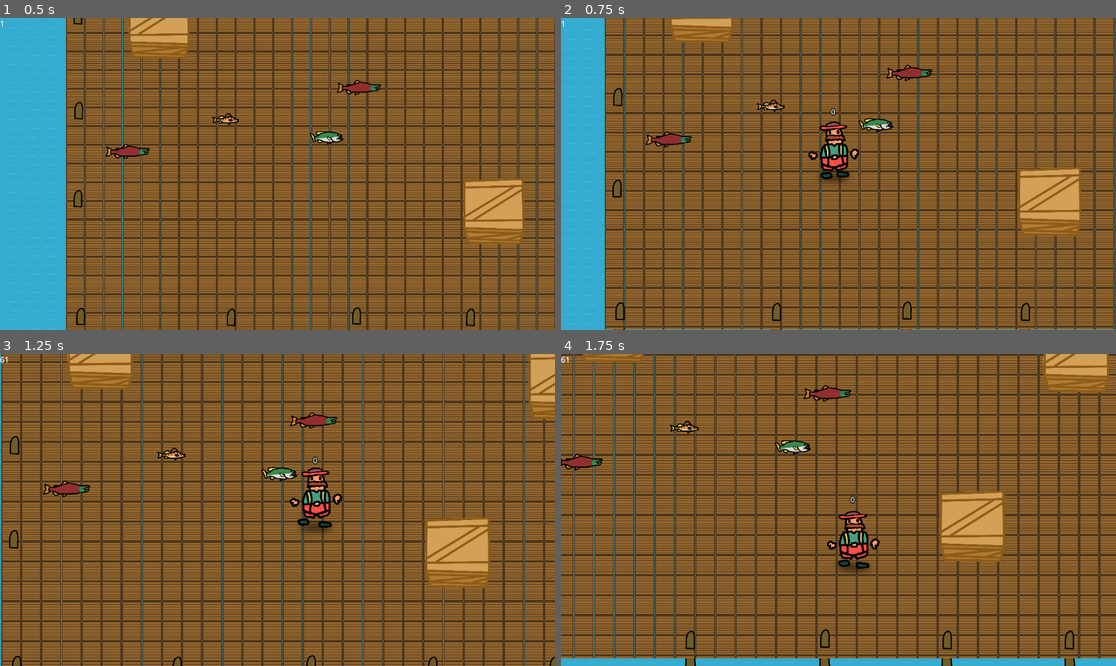
Above: before the commit, frames 1-4 (two rows, left to right).
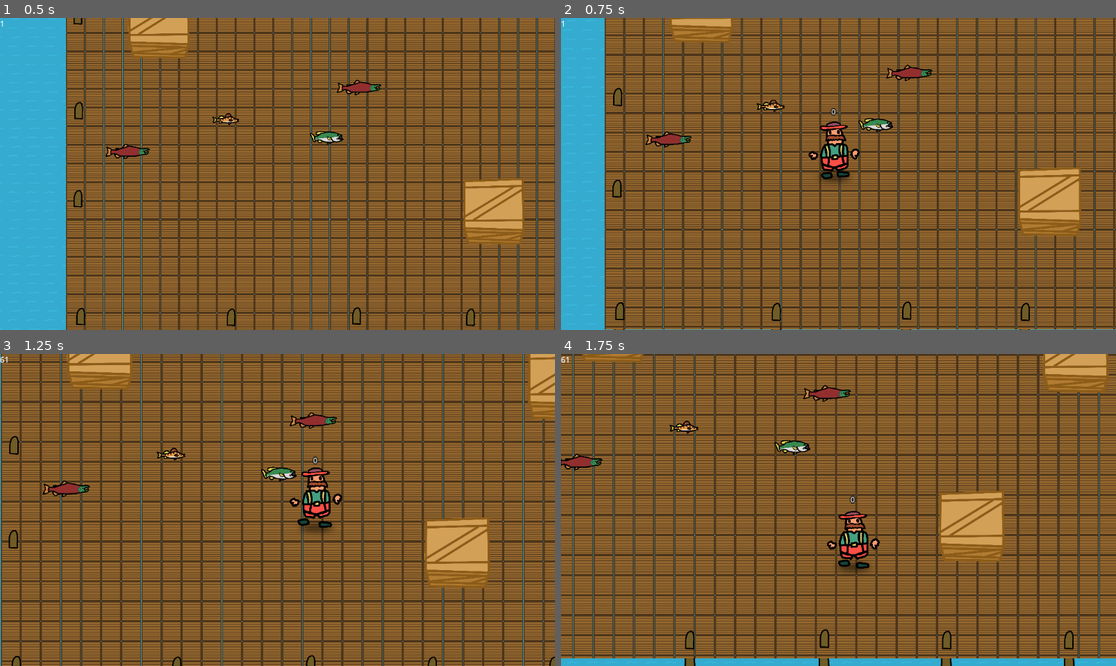
Above: after the commit, the same moments.

Repository: ZevDev54/FishermansWhar
Game: Godot game, scene res://Scenes/GameContainer.tscn
The game is run twice, just before and just after one commit, with the same random seed, the same clock (stepped at 60 frames per second) and the same inputs.
Inputs:
- Up to frame 1 (0.5 s): no input
- Up to frame 2 (0.75 s): hold D (move_right) from 0.53 s (still down); tap Space (join) at 0.6 s
- Up to frame 3 (1.25 s): keep holding D (move_right)
- Up to frame 4 (1.75 s): release D (move_right) at 1.28 s; hold S (move_down) from 1.28 s (still down); tap E (pickup) at 1.35 s

Frame 1 is identical in both runs. In frame 2, 3.8% of the frame differs, in the area x 7-100%, y 0-100%; in frame 3, 6.9%; in frame 4, 7.3%, in the area x 0-99%, y 0-100%.

Commit message:
made it so dashing needs a charge up, and charge time -> dash length. Un-satasfying, though.

Diff:
--- a/Scenes/PlayerDashing.gd
+++ b/Scenes/PlayerDashing.gd
@@ -1,11 +1,19 @@
 extends Node
 
 var player : Player;
-@export var dash_speed : float = 200;
+
+var dash_held := false;
+
+@export var dash_speed : float = 200; # replace with charge min and max
 @export var dash_length := 0.3;
 var dash_timer : float = 0;
 var dash_dir = Vector2.RIGHT;
 
+@export var time_to_max_charge := 2.0; # seconds
+var charge_timer := 0.0;
+@export var charge_min := 0.0;
+@export var charge_max := 0.4;
+@export var min_player_charging_speed = 0.3;
 
 
 
@@ -14,21 +22,40 @@
 
 
 func _process(delta):
-	if player.controls.input.is_action_just_pressed("dash"):
-		activate_dash();
+
+	if dash_held:
+		charge_timer += delta;
+		var move_slowdown = clampf( 1-(charge_timer / time_to_max_charge),  min_player_charging_speed, 1)
+		player.movement.set_movement_multiplier(move_slowdown)
+
+	if dash_held && !player.controls.input.is_action_pressed("dash"):
+		activate_dash(clampf(charge_timer / time_to_max_charge, 0.0, 1.0));
+
+	dash_held = player.controls.input.is_action_pressed("dash");
+
+
+
+
+
+
+
 
 	if dash_timer >= 0:
 		dash_loop(delta);
 	else:
 		player.movement.toggle_movement_override(false);
+		player.movement.set_movement_multiplier(1.0)
 
 
 
-func activate_dash():
+func activate_dash(charge_level):
 	var move_input : Vector2 = player.controls.get_move_input_vec();
 	if(move_input.length() > 0):
-		dash_timer = dash_length;
+		# dash_timer = dash_length;
 		dash_dir = move_input;
+		dash_timer = lerpf(charge_min, charge_max, charge_level);
+		print(charge_level)
+	charge_timer = 0;
 
 
 func dash_loop(delta):
--- a/Scenes/SmoothGraphics.gd
+++ b/Scenes/SmoothGraphics.gd
@@ -3,7 +3,9 @@
 @export var lerp_speed : float = 30.0;
 @export var body : Node2D;
 @export var graphics : Node2D;
-
+@export var max_move_amount := 20.0;
 
 func _process(delta):
+	if graphics.global_position.distance_to(body.global_position) > max_move_amount:
+		graphics.global_position = body.global_position;
 	graphics.global_position = graphics.global_position.lerp(body.global_position, lerp_speed * delta)
--- a/Scenes/player.tscn
+++ b/Scenes/player.tscn
@@ -132,10 +132,13 @@
 accel = 4000.0
 decel = 20.0
 
-[node name="PlayerDashing" type="Node" parent="PlayerMovementBody"]
+[node name="PlayerDashing" type="Node2D" parent="PlayerMovementBody"]
 script = ExtResource("3_k55g8")
-dash_speed = 300.0
+dash_speed = 350.0
 dash_length = 0.2
+time_to_max_charge = 0.5
+charge_min = -0.05
+charge_max = 0.25
 
 [node name="MainCollider" type="CollisionShape2D" parent="PlayerMovementBody"]
 z_index = 1
--- a/Scripts/FishermanMovement.gd
+++ b/Scripts/FishermanMovement.gd
@@ -14,6 +14,7 @@
 var special_vel_drag = 0.98;
 
 var movement_overridden := false;
+var move_multiplier := 1.0; # multiplies all movement, acts as an interface for other nodes to cripple/speed up player.
 
 @onready var weapon = $Weapon;
 
@@ -28,7 +29,7 @@
 	var move_vec = player.controls.get_move_input_vec();
 	player.animation.set_running(move_vec.length() > 0);
 
-	var raw_movement : Vector2 = move_vec.normalized() * accel * delta;
+	var raw_movement : Vector2 = move_vec.normalized() * accel * move_multiplier * delta;
 
 	# if((vel + raw_movement).length() < max_speed):
 	# 	vel += raw_movement;
@@ -59,6 +60,9 @@
 # func special_impulse(force:Vector2):
 # 	special_vel += force;
 
+func set_movement_multiplier(multiplier):
+	move_multiplier = multiplier;
+
 func toggle_movement_override(toggle:bool):
 	movement_overridden = toggle;
 
@@ -68,6 +72,8 @@
 	# print("augh!")
 
 func move_to_position(pos:Vector2):
+
 	global_position = pos;
+	print("instant movement!");
 	velocity = Vector2.ZERO;
 	move_and_slide();
